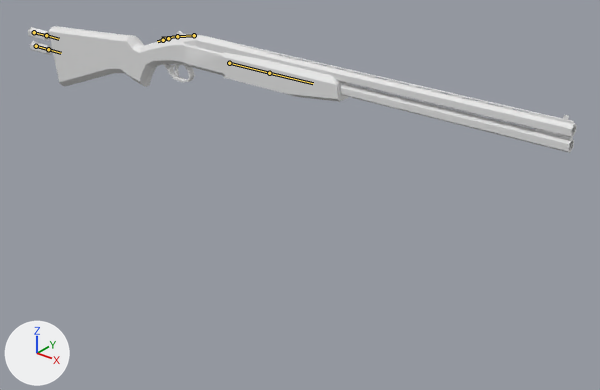
The Blender file Blender Assets/TastyTony_DoubleBarrel/TT_DoubleBarrel.blend: old version first, new version second.
Rendered twice from a 50 mm camera at (9.04, -8.34, 3.54) aimed at (2.03, 0.42, -1.89). Every picture has the same lights, and +X, +Y and +Z are marked at lower left. The first picture is the older version. Both versions are drawn at the pose saved in each file; the numbers are the values there. The bones that change, and the others that lie on the model, are drawn over the model as lines.
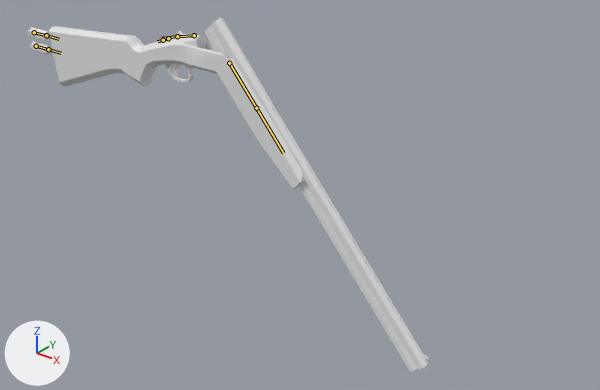
Pixel boxes [x1, y1, x2, y2] of what changed, in the pictures (600 x 390 px):
'Cube', posed (27% narrower, 177% taller): before [28, 26, 577, 153]; after [28, 18, 429, 372]
bone 'barrels', root to tip: before (229, 63) to (269, 73); after (229, 63) to (256, 108)

The change, as a list of edits to the scene's bpy script:
```text
Change bone_barrels:
    where bone_barrels = bpy.data.objects['Armature'].pose.bones['barrels']  # child of 'body'
    bone_barrels.rotation_quaternion: (1.0, 0.0, 0.0, 0.0) -> (0.91, 0.0, 0.0, -0.414)  # degrees (0, 0, 0) -> degrees (0, 0, -49)
```
